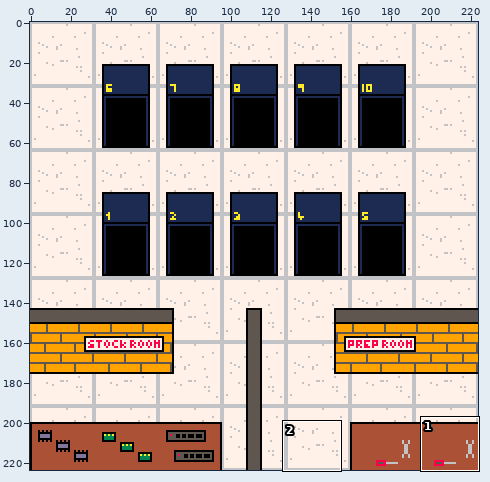
Pixel-art file, stored at gamejam/assets/background.aseprite. The first picture is a wide view before the edit; the outline marks the close-up.
Close-up. Before the edit:
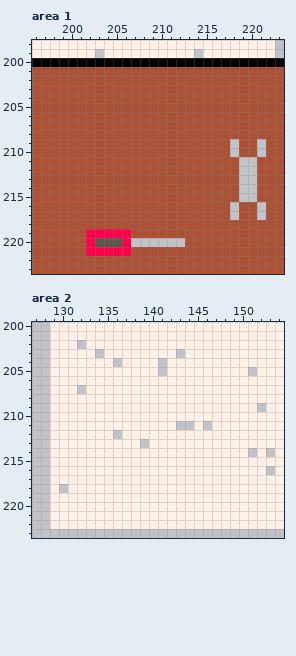
224x224 pixels, 1 frame. Shown: area 1: x 196..223, y 198..223; area 2: x 127..154, y 200..223.
After:
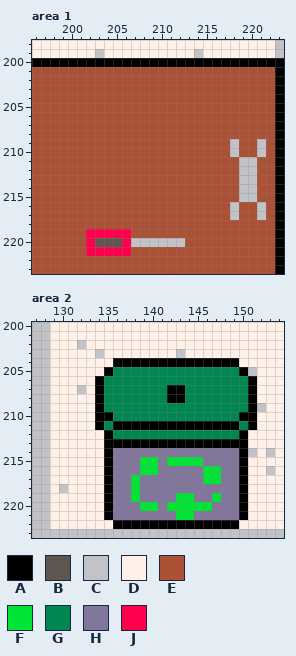
Palette (. is transparent): A #000000  B #5f574f  C #c2c3c7  D #fff1e8  E #ab5236  F #00e436  G #008751  H #83769c  J #ff004d
From the commit log: Trash can
What changed:
Area 1, layer "Tables v3":
Colour A replaces colour E in rows 201 to 223 at x 223.
Area 2, layer "Trashcan":
Colour A replaces colour C in row 204 at x 136 and 141; in row 211 at x 143 to 144 and 146; in row 213 at x 139.
Colour A replaces colour D in row 204 at x 137 to 140 and 142 to 149; in row 205 at x 135 and 150; in row 206 at x 134 and 151; in rows 207 to 208 at x 134, 142 to 143 and 151; in row 209 at x 134 and 151; in row 210 at x 134 to 135 and 150 to 151.
Colour A replaces colour D in row 211 at x 134, 136 to 142, 145, 147 to 149 and 151; in row 212 at x 135 and 150; in row 213 at x 135 to 138 and 140 to 150; in rows 214 to 221 at x 135 and 150; in row 222 at x 136 to 149.
Colour F replaces colour D in row 215 at x 139 to 140 and 142 to 145; in row 216 at x 139 to 140 and 146 to 147; in row 217 at x 138 and 146 to 147; in row 218 at x 138; in row 219 at x 138, 143 to 144 and 147; in row 220 at x 139 to 140 and 142 to 146.
Colour F replaces colour D in row 221 at x 143 to 144.
Colour G replaces colour C in row 205 at x 141; in row 212 at x 136.
Colour G replaces colour D in row 205 at x 136 to 140 and 142 to 149; in row 206 at x 135 to 150; in rows 207 to 208 at x 135 to 141 and 144 to 150; in row 209 at x 135 to 150; in row 210 at x 136 to 149; in row 211 at x 135 and 150.
Colour G replaces colour D in row 212 at x 137 to 149.
Colour H replaces colour D in row 214 at x 136 to 149; in row 215 at x 136 to 138, 141 and 146 to 149; in row 216 at x 136 to 138, 141 to 145 and 148 to 149; in row 217 at x 136 to 137, 139 to 145 and 148 to 149; in row 218 at x 136 to 137 and 139 to 149; in row 219 at x 136 to 137, 139 to 142, 145 to 146 and 148 to 149.
Colour H replaces colour D in row 220 at x 136 to 138, 141 and 147 to 149; in row 221 at x 136 to 142 and 145 to 149.
